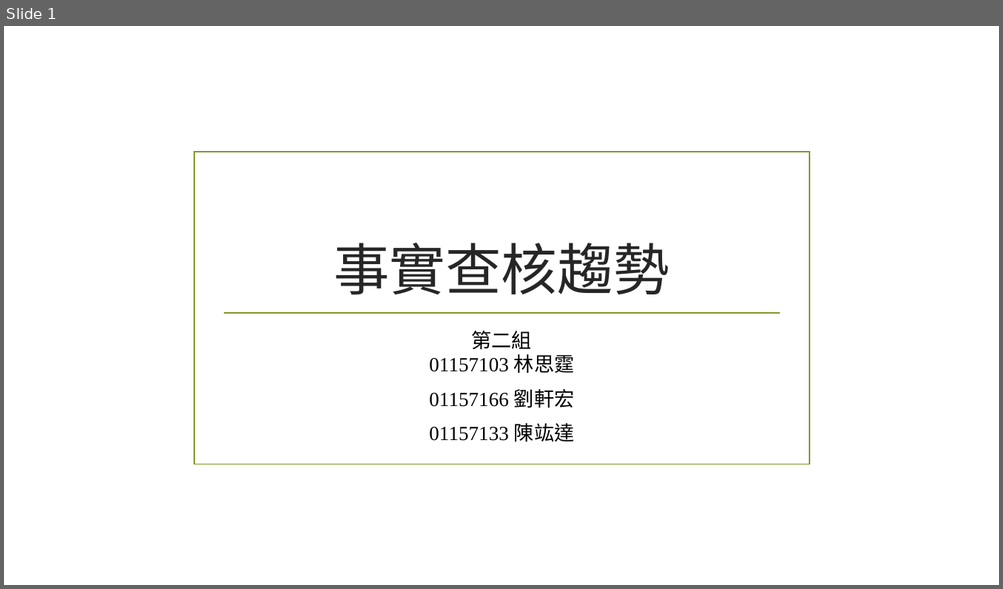
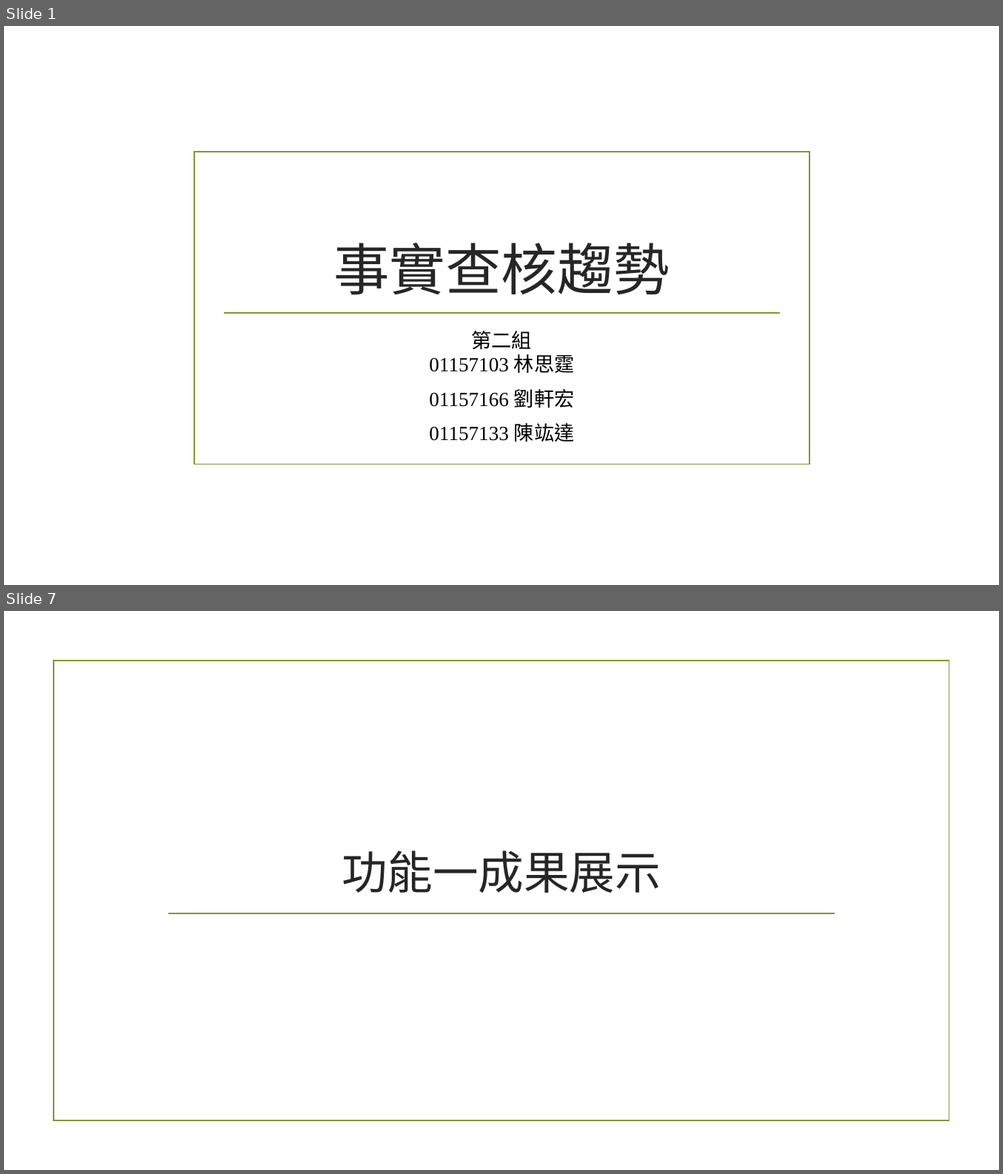
Before and after one commit to linsitin/IRE_project, a slide deck: 資訊檢索系統期末專案.pptx. Shown one above the other, each under a label of ours: slide 1 before the commit, slides 1 and 7 after it; the slides between them are not shown. The pictures are 1003x589 and 1003x1174 pixels, drawn with LibreOffice and Linux fonts; fonts in the diff are those of the drawing; background and template pictures are left out. Boxes give left, top, right and bottom in pixels: in the first picture for what was removed or moved away, otherwise in the second. Text is boxed around its words. In the diff, an @@ line names an element or a change of style, - is before the commit and + after.

```diff
--- a/資訊檢索系統期末專案.pptx
+++ b/資訊檢索系統期末專案.pptx
@@ slide 7 added at (4, 611, 999, 1170), background picture (left out) @@
@@ rectangle added at (54, 661, 948, 1122), outline #83992A 1.25 pt @@
@@ title added at (341, 851, 660, 893), 44 pt, text #262626 @@
+功能一成果展示
@@ line added from (168, 914) to (834, 914), #83992A 1.25 pt @@
```
Also in this commit, not shown: 16 slides changed, 14 other slides added, 4 slides removed, 44 other files.
